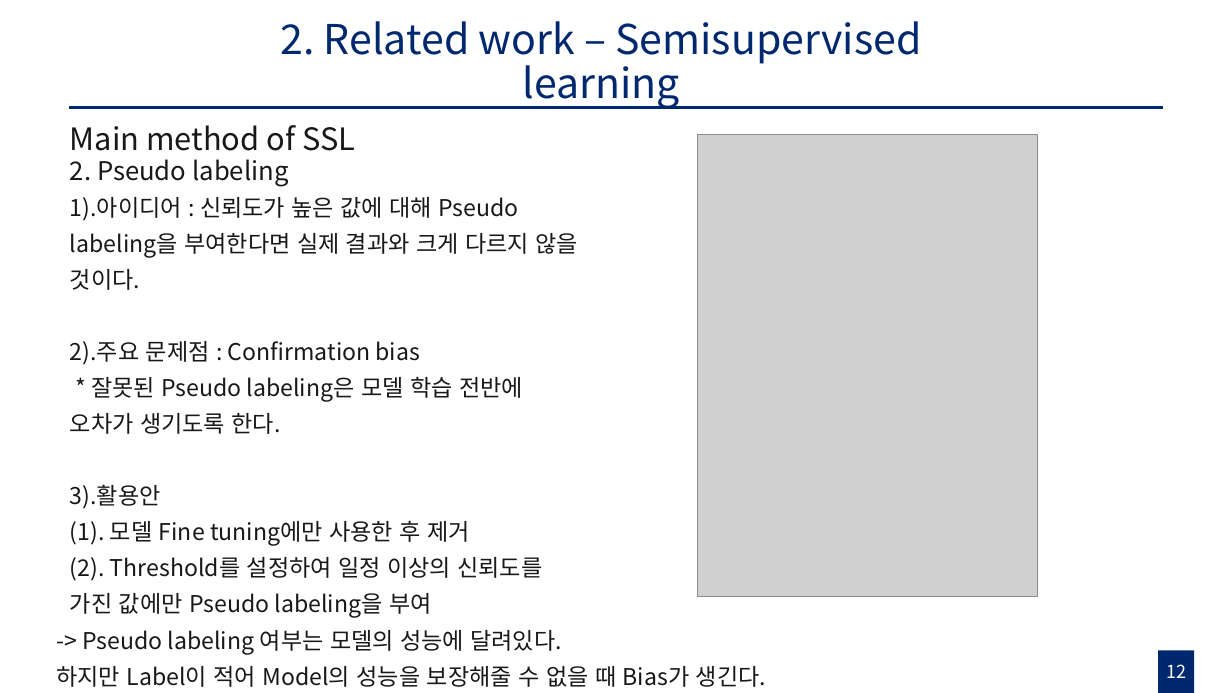
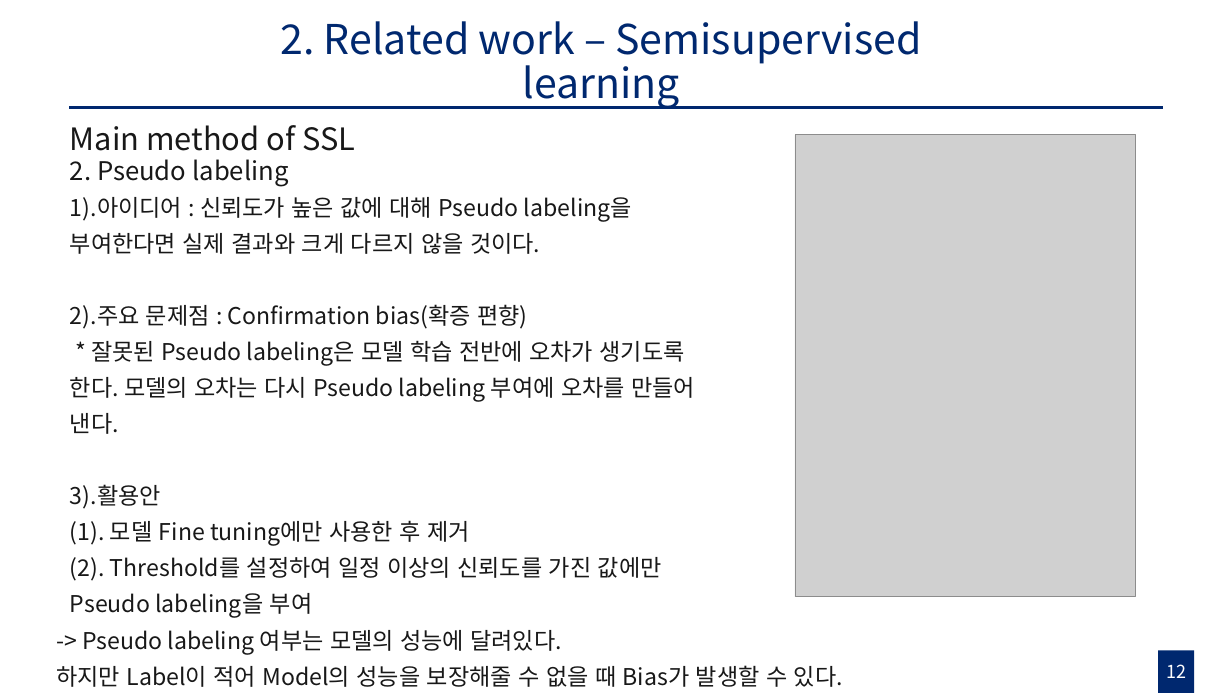
Before and after one commit to gusrn0505/TIL, a slide deck: slide 12 of Pseudo labeling with Coreset 초안.pptx. Drawn at 1232x693 pixels with LibreOffice and Linux fonts; fonts in the diff are those of the drawing; grey boxes stand for pictures. Boxes give left, top, right and bottom in pixels: in the first picture for what was removed or moved away, otherwise in the second. Text is boxed around its words. In the diff, an @@ line names an element or a change of style, - is before the commit and + after.

```diff
--- a/Pseudo labeling with Coreset 초안.pptx
+++ b/Pseudo labeling with Coreset 초안.pptx
@@ picture: place and size @@
-picture at bbox=[698, 135, 1038, 597]
+picture at bbox=[795, 135, 1135, 597]
@@ text at bbox=[70, 304, 695, 434]: text changed @@
-2).주요 문제점 : Confirmation bias
-* 잘못된 Pseudo labeling은 모델 학습 전반에 오차가 생기도록 한다.
+2).주요 문제점 : Confirmation bias(확증 편향)
+* 잘못된 Pseudo labeling은 모델 학습 전반에 오차가 생기도록 한다. 모델의 오차는 다시 Pseudo labeling 부여에 오차를 만들어 낸다.
@@ text at bbox=[56, 665, 843, 687]: text changed @@
-하지만 Label이 적어 Model의 성능을 보장해줄 수 없을 때 Bias가 생긴다.
+하지만 Label이 적어 Model의 성능을 보장해줄 수 없을 때 Bias가 발생할 수 있다.
```
Also in this commit, not shown: 9 other slides changed, 18 slides added, 11 slides removed, 4 other files.
